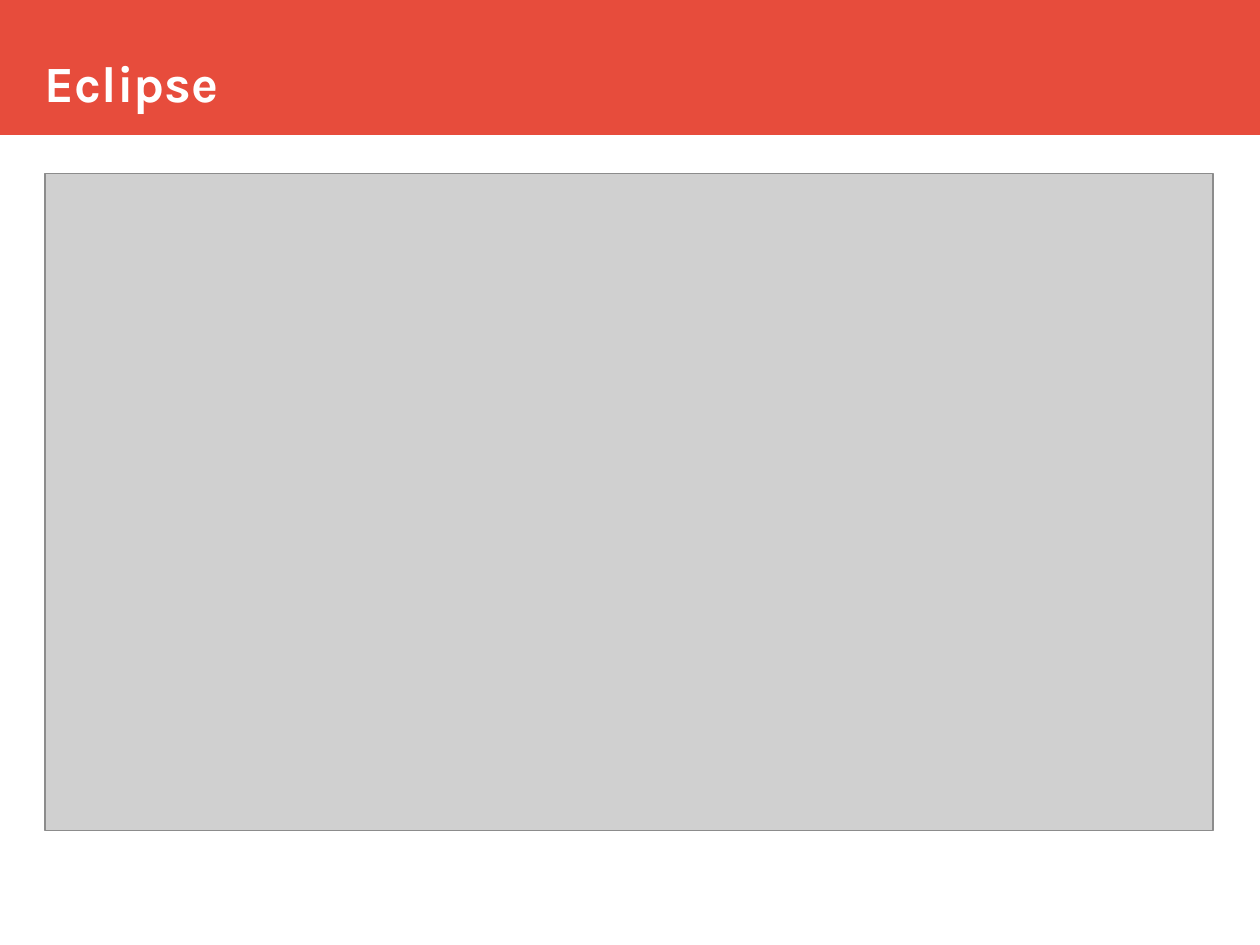
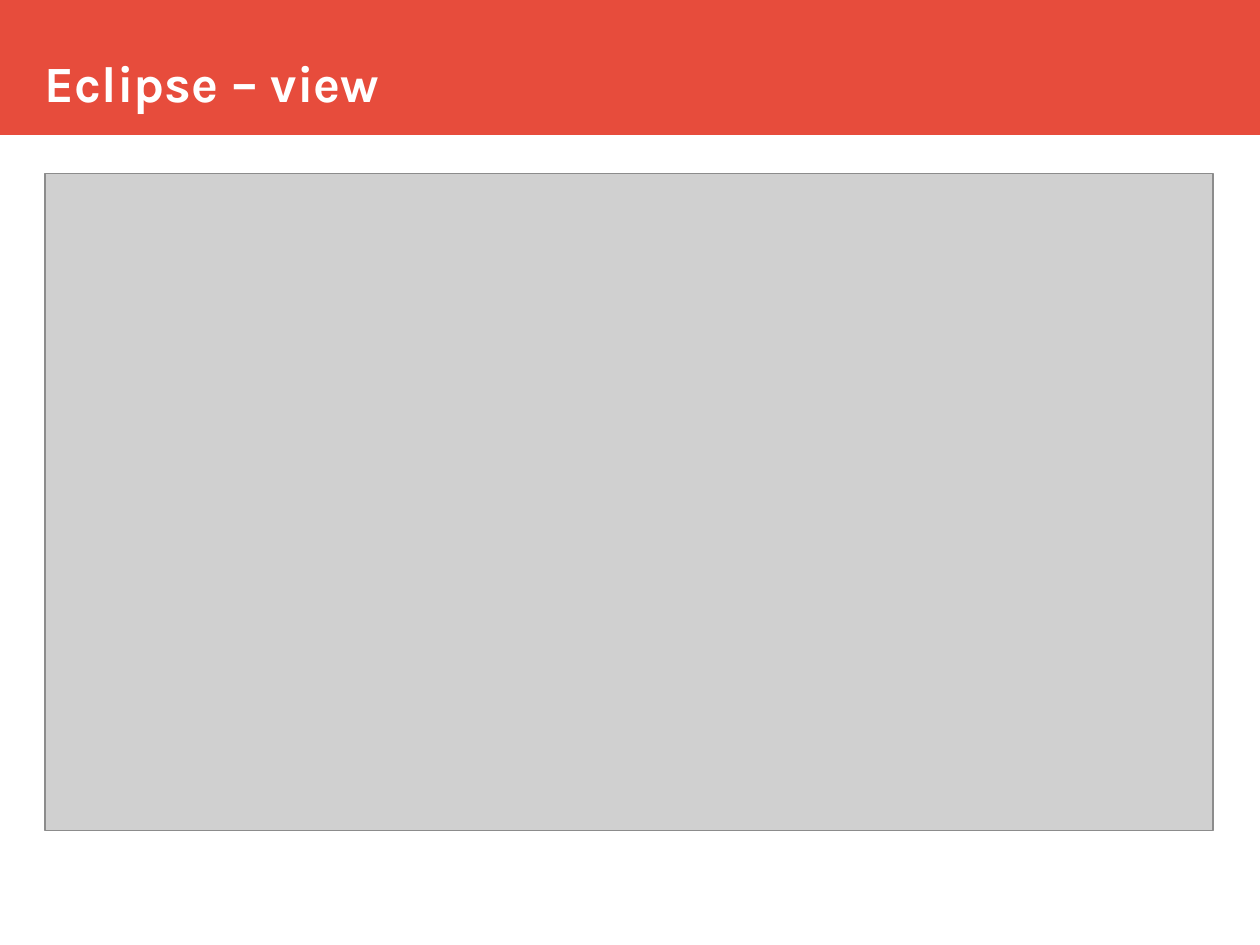
Before and after one commit to equabank/java-skoleni, a slide deck: slide 5 of v2/doc/prez.odp (slide 6 before the commit). Drawn at 1260x945 pixels with LibreOffice and Linux fonts; fonts in the diff are those of the drawing; grey boxes stand for pictures. Boxes give left, top, right and bottom in pixels: in the first picture for what was removed or moved away, otherwise in the second. Text is boxed around its words. In the diff, an @@ line names an element or a change of style, - is before the commit and + after.

```diff
--- a/v2/doc/prez.odp
+++ b/v2/doc/prez.odp
@@ title at <box>45,66,379,114</box>: text changed @@
-Eclipse
+Eclipse – view
```
Also in this commit, not shown: 3 other slides changed, 10 slides added, 2 slides removed, 1 other file.
